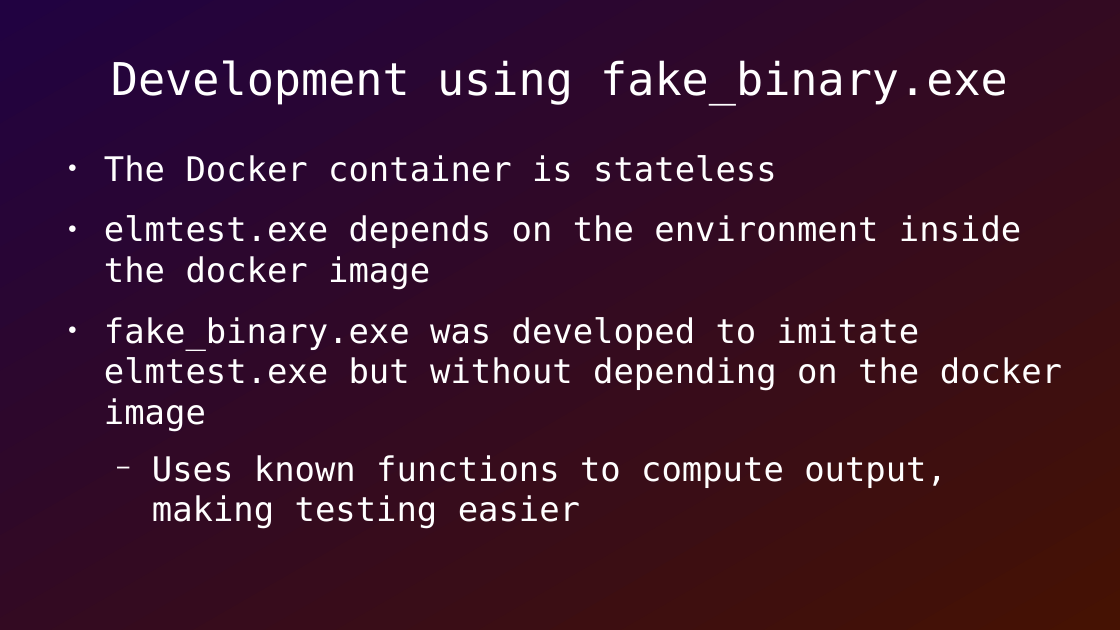
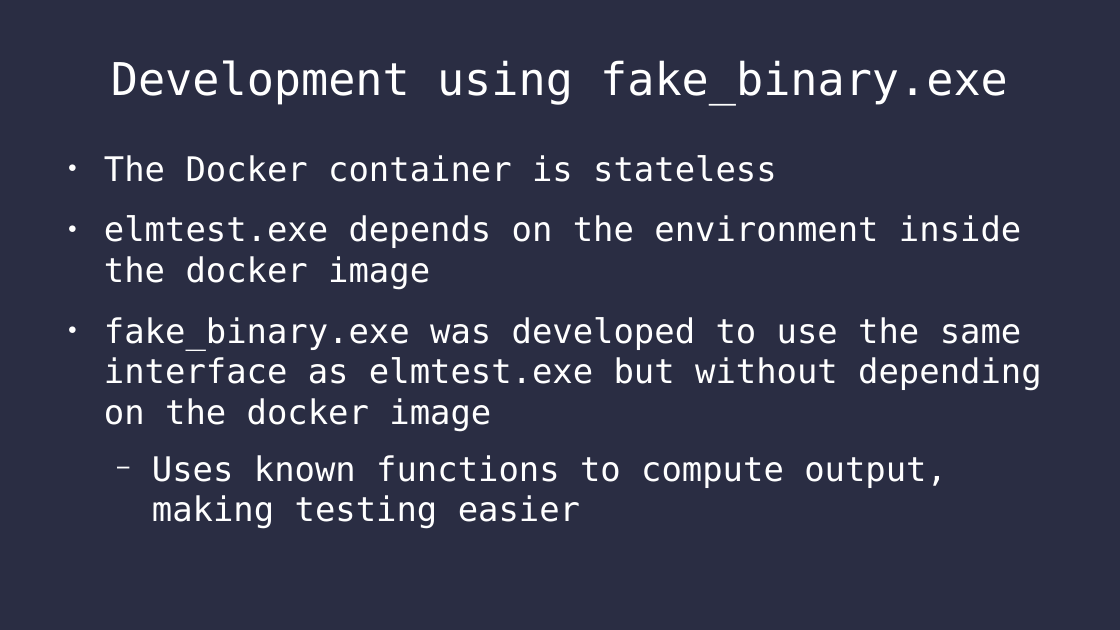
Before and after one commit to SamAllen06/lake_temp_work, a slide deck: slide 7 of documentation/lake_temperature.odp (slide 14 before the commit). Drawn at 1120x630 pixels with LibreOffice and Linux fonts; fonts in the diff are those of the drawing. Boxes give left, top, right and bottom in pixels: in the first picture for what was removed or moved away, otherwise in the second. Text is boxed around its words. In the diff, an @@ line names an element or a change of style, - is before the commit and + after.

```diff
--- a/documentation/lake_temperature.odp
+++ b/documentation/lake_temperature.odp
@@ background gradient #210241 to #451203 to #2A2D43 @@
@@ text at (104, 317, 1041, 431): text changed @@
-● fake_binary.exe was developed to imitate elmtest.exe but without depending on the docker image
+● fake_binary.exe was developed to use the same interface as elmtest.exe but without depending on the docker image
```
Also in this commit, not shown: 11 other slides changed, 12 slides added, 6 slides removed, 1 other file.
